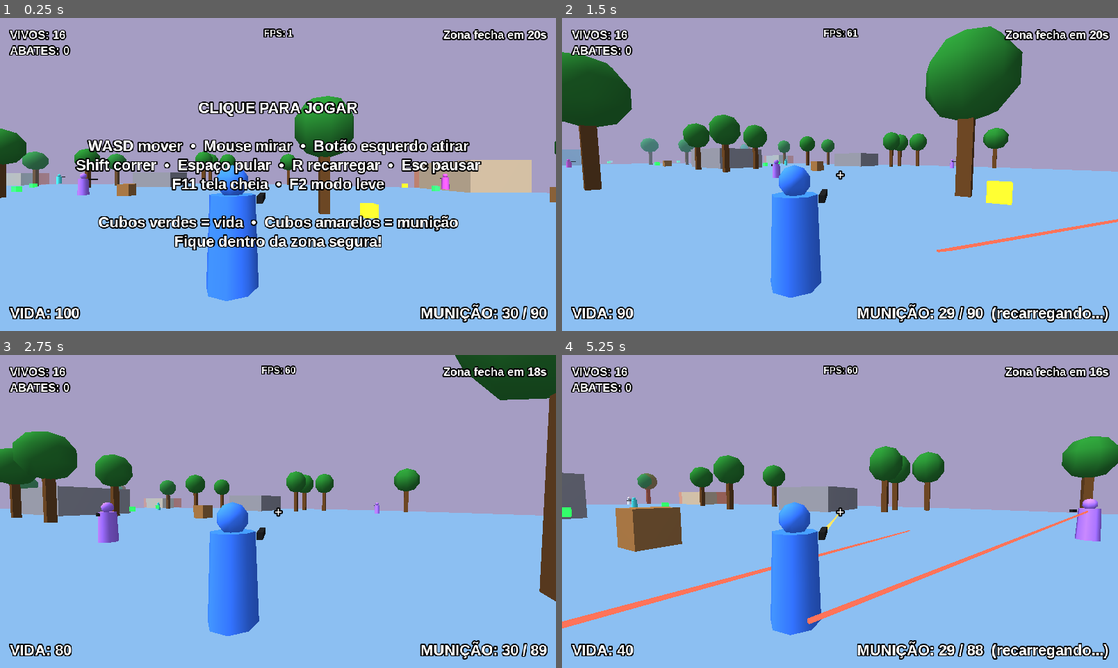
Above: before the commit, frames 1-4 (two rows, left to right).
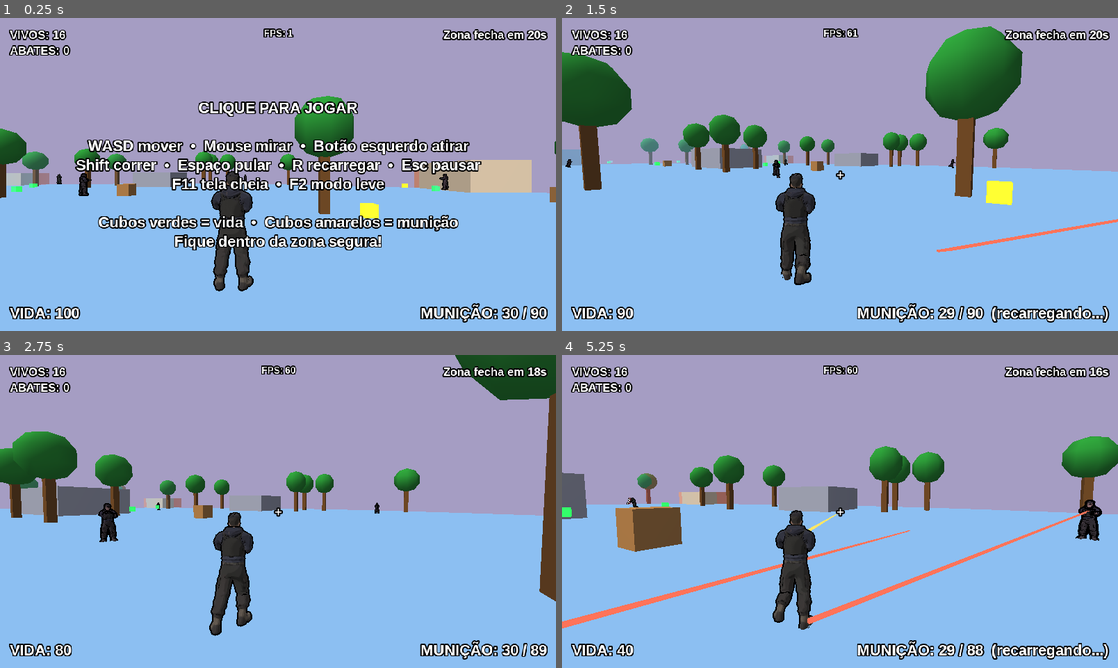
Above: after the commit, the same moments.

Repository: gueliu7-source/Last-Zone
Game: Godot game, scene res://main.tscn
Two runs of this game, one before a commit and one after it. Both use one fixed random seed, a clock stepped at 60 frames per second and the inputs below.
Inputs (mouse positions are in pixels of both pictures, inside the frame that each line leads up to):
- Up to frame 1 (0.25 s): no input
- Up to frame 2 (1.5 s): tap Enter at 0.5 s; move the mouse to (962, 158) at 0.52 s; hold D 0.53-1.28 s; hold R 0.53-1.28 s; click (962, 158) at 0.67 s; tap Space at 0.77 s; move the mouse to (812, 174) at 1.27 s; hold W from 1.28 s (still down); tap Shift at 1.35 s; click (812, 174) at 1.42 s
- Up to frame 3 (2.75 s): keep holding W; tap Space at 1.52 s; move the mouse to (289, 505) at 2.02 s; hold R from 2.03 s (still down); click (289, 505) at 2.17 s
- Up to frame 4 (5.25 s): keep holding W; move the mouse to (834, 517) at 2.77 s; release R at 2.78 s; tap Shift at 2.85, 4.35 s; click (834, 517) at 2.92 s; tap Space at 3.02, 3.77, 4.52 s; move the mouse to (878, 514) at 3.52 s; hold R 3.53-4.28 s; click (878, 514) at 3.67 s; move the mouse to (795, 508) at 4.27 s; click (795, 508) at 4.42 s; move the mouse to (845, 511) at 5.02 s; hold R from 5.03 s (still down); click (845, 511) at 5.17 s

The runs differ from the first frame. In frame 1, 3.0% of the frame differs, in the area x 10-81%, y 46-91%; in frame 2, 3.4%; in frame 3, 3.8%; in frame 4, 3.9%, in the area x 11-98%, y 45-90%.

Commit message:
Add files via upload

Diff:
--- a/bot.gd
+++ b/bot.gd
@@ -4,6 +4,13 @@
 signal bot_died(killer)
 
 const FX = preload("res://fx.gd")
+const CharacterScript = preload("res://character.gd")
+
+# Mesmos ajustes do jogador (veja player.gd)
+const MODEL_HEIGHT := 1.75
+const MODEL_YAW := 180.0
+const OUTLINE_WIDTH := 0.02
+const GUN_POS_MODEL := Vector3(-0.06, 1.23, -0.30)
 
 const MOVE_SPEED := 4.5
 const GRAVITY := 22.0
@@ -23,6 +30,7 @@
 var stuck_dir := Vector3.ZERO
 var flash_t := 0.0
 
+var chr = null
 var visual
 var mat
 var shape_node
@@ -51,34 +59,49 @@
 
     mat = FX.make_mat(base_color)
 
-    var body := MeshInstance.new()
-    var cm := CylinderMesh.new()
-    cm.top_radius = 0.35
-    cm.bottom_radius = 0.4
-    cm.height = 1.4
-    cm.radial_segments = 8
-    cm.rings = 1
-    body.mesh = cm
-    body.translation = Vector3(0, 0.7, 0)
-    body.material_override = mat
-    visual.add_child(body)
-
-    var head := MeshInstance.new()
-    var sm := SphereMesh.new()
-    sm.radius = 0.25
-    sm.height = 0.5
-    sm.radial_segments = 8
-    sm.rings = 4
-    head.mesh = sm
-    head.translation = Vector3(0, 1.6, 0)
-    head.material_override = mat
-    visual.add_child(head)
+    # Modelo 3D anime (res://bot.glb). Se não existir, usa o boneco simples colorido.
+    chr = CharacterScript.new()
+    visual.add_child(chr)
+    var model_path := "res://bot.glb"
+    if not ResourceLoader.exists(model_path):
+        model_path = "res://player.glb"   # sem bot.glb, os bots usam o mesmo modelo (com cor diferente)
+    if chr.setup(model_path, MODEL_HEIGHT, MODEL_YAW, OUTLINE_WIDTH):
+        chr.set_tint(base_color)
+    else:
+        chr.queue_free()
+        chr = null
+
+        var body := MeshInstance.new()
+        var cm := CylinderMesh.new()
+        cm.top_radius = 0.35
+        cm.bottom_radius = 0.4
+        cm.height = 1.4
+        cm.radial_segments = 8
+        cm.rings = 1
+        body.mesh = cm
+        body.translation = Vector3(0, 0.7, 0)
+        body.material_override = mat
+        visual.add_child(body)
+
+        var head := MeshInstance.new()
+        var sm := SphereMesh.new()
+        sm.radius = 0.25
+        sm.height = 0.5
+        sm.radial_segments = 8
+        sm.rings = 4
+        head.mesh = sm
+        head.translation = Vector3(0, 1.6, 0)
+        head.material_override = mat
+        visual.add_child(head)
 
     var gun := MeshInstance.new()
     var gm := CubeMesh.new()
     gm.size = Vector3(0.1, 0.12, 0.7)
     gun.mesh = gm
-    gun.translation = Vector3(0.4, 1.3, -0.5)
+    if chr != null:
+        gun.translation = GUN_POS_MODEL
+    else:
+        gun.translation = Vector3(0.4, 1.3, -0.5)
     gun.material_override = FX.make_mat(Color(0.1, 0.1, 0.1))
     visual.add_child(gun)
 
@@ -93,6 +116,8 @@
         flash_t -= delta
         if flash_t <= 0.0:
             mat.albedo_color = base_color
+            if chr != null:
+                chr.set_flash(0.0)
 
     velocity.y -= GRAVITY * delta
 
@@ -152,6 +177,12 @@
 
     velocity = move_and_slide(velocity, Vector3.UP, true)
 
+    if chr != null:
+        if move_dir.length() > 0.1:
+            chr.play("run")
+        else:
+            chr.play("idle")
+
 
 func fire(dist: float) -> void:
     var origin: Vector3 = global_transform.origin + Vector3(0, 1.3, 0)
@@ -166,6 +197,8 @@
         if hit["collider"] == target:
             target.take_damage(BOT_DAMAGE, self)
     FX.tracer(get_tree().current_scene, origin, end, Color(1.0, 0.45, 0.35))
+    if chr != null:
+        chr.play_once("shoot")
 
 
 func take_damage(amount: float, by = null) -> void:
@@ -173,6 +206,8 @@
         return
     health -= amount
     mat.albedo_color = Color(1, 1, 1)
+    if chr != null:
+        chr.set_flash(0.8)
     flash_t = 0.08
     if health <= 0.0:
         die(by)
@@ -181,8 +216,17 @@
 func die(by) -> void:
     alive = false
     shape_node.set_deferred("disabled", true)
-    visual.rotation.x = deg2rad(90.0)
-    visual.translation.y = 0.35
+    if chr != null:
+        chr.set_flash(0.0)
+        chr.set_dark(1.0)
+        if chr.has_anim("death"):
+            chr.play_once("death")
+        else:
+            visual.rotation.x = deg2rad(90.0)
+            visual.translation.y = 0.35
+    else:
+        visual.rotation.x = deg2rad(90.0)
+        visual.translation.y = 0.35
     mat.albedo_color = base_color.darkened(0.5)
     emit_signal("bot_died", by)
     get_tree().create_timer(4.0).connect("timeout", self, "queue_free")
--- /dev/null
+++ b/cel.shader
@@ -0,0 +1,27 @@
+shader_type spatial;
+// Sombreado de desenho (cel shading) calculado POR PIXEL, sem depender das luzes da cena
+// (assim funciona mesmo com "force_vertex_shading" ligado, que deixa o jogo leve).
+render_mode unshaded;
+
+uniform sampler2D albedo_tex : hint_albedo;
+uniform vec4 tint : hint_color = vec4(1.0, 1.0, 1.0, 1.0);
+uniform vec3 light_dir = vec3(-0.321, 0.766, 0.557);  // direção PARA a luz (mundo); igual ao sol do main.gd
+uniform float flash = 0.0;   // 1.0 = piscar branco ao levar dano
+uniform float dark = 0.0;    // 1.0 = escurecido (morto)
+
+varying vec3 wn;
+
+void vertex() {
+    wn = (WORLD_MATRIX * vec4(NORMAL, 0.0)).xyz;
+}
+
+void fragment() {
+    vec3 c = texture(albedo_tex, UV).rgb * tint.rgb;
+    float nl = dot(normalize(wn), normalize(light_dir));
+    // 3 faixas: sombra, meio-tom, luz
+    float shade = 0.58 + 0.24 * smoothstep(-0.05, 0.05, nl) + 0.18 * smoothstep(0.35, 0.45, nl);
+    c *= shade;
+    c = mix(c, c * 0.45, dark);
+    c = mix(c, vec3(1.0), flash);
+    ALBEDO = c;
+}
--- /dev/null
+++ b/character.gd
@@ -0,0 +1,167 @@
+extends Spatial
+# Carrega um personagem .glb, ajusta o tamanho, aplica cel shading + contorno preto
+# e controla as animações (idle / run / shoot / death).
+
+const CEL_SHADER = preload("res://cel.shader")
+const OUTLINE_SHADER = preload("res://outline.shader")
+
+const ALIASES = {
+    "idle": ["idle", "Idle", "IDLE", "stand", "Stand"],
+    "run": ["run", "Run", "RUN", "walk", "Walk", "WALK"],
+    "shoot": ["shoot", "Shoot", "SHOOT", "fire", "Fire", "attack", "Attack"],
+    "death": ["death", "Death", "DEATH", "die", "Die"]
+}
+
+var model_root = null
+var anim = null
+var cels: Array = []
+var current := ""
+var lock := 0.0
+
+
+# Retorna false se o arquivo não existir (aí o jogo usa o boneco simples).
+func setup(path: String, height: float, yaw_deg: float, outline_world: float) -> bool:
+    if not ResourceLoader.exists(path):
+        return false
+    var res = load(path)
+    if res == null or not (res is PackedScene):
+        return false
+
+    model_root = res.instance()
+    add_child(model_root)
+    model_root.rotation_degrees = Vector3(0.0, yaw_deg, 0.0)
+
+    # Mede o modelo e ajusta para a altura desejada, com os pés no chão
+    var acc: Array = []
+    _measure(model_root, acc)
+    var s: float = 1.0
+    var foot: float = 0.0
+    if not acc.empty():
+        var box: AABB = acc[0]
+        if box.size.y > 0.001:
+            s = height / box.size.y
+            foot = -box.position.y * s
+    model_root.scale = Vector3(s, s, s)
+    model_root.translation = Vector3(0.0, foot, 0.0)
+
+    _style(model_root, outline_world / s)
+    anim = _find_anim(model_root)
+    play("idle")
+    return true
+
+
+func _measure(node: Node, acc: Array) -> void:
+    if node is MeshInstance and node.mesh != null:
+        var rel: Transform = global_transform.affine_inverse() * node.global_transform
+        var b: AABB = rel.xform(node.get_aabb())
+        if acc.empty():
+            acc.append(b)
+        else:
+            acc[0] = acc[0].merge(b)
+    for c in node.get_children():
+        _measure(c, acc)
+
+
+func _style(node: Node, outline_width: float) -> void:
+    if node is MeshInstance and node.mesh != null:
+        node.cast_shadow = GeometryInstance.SHADOW_CASTING_SETTING_OFF
+        for i in range(node.mesh.get_surface_count()):
+            var orig = node.get_active_material(i)
+            var cel := ShaderMaterial.new()
+            cel.shader = CEL_SHADER
+            if orig != null and orig is SpatialMaterial:
+                cel.set_shader_param("tint", orig.albedo_color)
+                if orig.albedo_texture != null:
+                    cel.set_shader_param("albedo_tex", orig.albedo_texture)
+            var ol := ShaderMaterial.new()
+            ol.shader = OUTLINE_SHADER
+            ol.set_shader_param("width", outline_width)
+            cel.next_pass = ol
+            node.set_surface_material(i, cel)
+            cels.append(cel)
+    for c in node.get_children():
+        _style(c, outline_width)
+
+
+func _find_anim(node: Node):
+    if node is AnimationPlayer:
+        return node
+    for c in node.get_children():
+        var r = _find_anim(c)
+        if r != null:
+            return r
+    return null
+
+
+func _resolve(action: String) -> String:
+    if anim == null:
+        return ""
+    for n in ALIASES.get(action, [action]):
+        if anim.has_animation(n):
+            return n
+    # Sem animação chamada "idle": usa a primeira que existir
+    if action == "idle":
+        var list = anim.get_animation_list()
+        if list.size() > 0:
+            return list[0]
+    return ""
+
+
+func has_anim(action: String) -> bool:
+    return _resolve(action) != ""
+
+
+func play(action: String) -> void:
+    if anim == null or lock > 0.0 or action == current:
+        return
+    var n: String = _resolve(action)
+    if n == "":
+        return
+    if action == "idle" or action == "run":
+        anim.get_animation(n).loop = true
+    anim.play(n, 0.15)
+    current = action
+
+
+func play_once(action: String) -> void:
+    if anim == null:
+        return
+    # Atirando correndo: mantém a corrida (os braços já estão na posição de tiro)
+    if action == "shoot" and current == "run":
+        return
+    var n: String = _resolve(action)
+    if n == "":
+        return
+    var a = anim.get_animation(n)
+    a.loop = false
+    anim.play(n, 0.05)
+    current = action
+    lock = a.length
+    if action == "death":
+        lock = 99999.0
+
+
+func _process(delta: float) -> void:
+    if lock > 0.0 and lock < 90000.0:
+        lock -= delta
+        if lock <= 0.0:
+            current = ""
+
+
+# Cor de variação para os bots não ficarem todos iguais (mistura leve com a cor original)
+func set_tint(c: Color) -> void:
+    for m in cels:
+        var base = m.get_shader_param("tint")
+        if base == null:
+            base = Color(1, 1, 1, 1)
+        m.set_shader_param("tint", base.linear_interpolate(c, 0.25))
+
+
+func set_flash(v: float) -> void:
+    for m in cels:
+        m.set_shader_param("flash", v)
+
+
+func set_dark(v: float) -> void:
+    for m in cels:
+        m.set_shader_param("dark", v)
--- /dev/null
+++ b/outline.shader
@@ -0,0 +1,18 @@
+shader_type spatial;
+// Contorno preto (casco invertido): desenha o modelo de novo, um pouco inchado,
+// mostrando só as faces de trás em preto. A espessura cresce com a distância
+// para o contorno continuar visível nos inimigos longe.
+render_mode cull_front, unshaded;
+
+uniform float width = 0.02;
+uniform float far_boost = 5.0;      // quanto a linha pode engrossar de longe (vezes)
+uniform vec4 line_color : hint_color = vec4(0.0, 0.0, 0.0, 1.0);
+
+void vertex() {
+    float dist = length((MODELVIEW_MATRIX * vec4(VERTEX, 1.0)).xyz);
+    VERTEX += NORMAL * width * clamp(dist / 4.0, 1.0, far_boost);
+}
+
+void fragment() {
+    ALBEDO = line_color.rgb;
+}
--- a/player.gd
+++ b/player.gd
@@ -4,6 +4,14 @@
 signal died
 
 const FX = preload("res://fx.gd")
+const CharacterScript = preload("res://character.gd")
+
+# Ajustes do modelo 3D (mude aqui se o modelo da outra IA vier torto ou do tamanho errado)
+const MODEL_HEIGHT := 1.75     # altura do personagem em metros
+const MODEL_YAW := 180.0       # 180 = modelo olhando para +Z (padrão glTF); use 0 se ele ficar de costas
+const OUTLINE_WIDTH := 0.02    # espessura do contorno preto (metros)
+const GUN_POS_MODEL := Vector3(-0.06, 1.23, -0.30)   # arma entre as mãos do modelo Kael (espaço do jogador)
+const MUZZLE_MODEL := Vector3(-0.06, 1.23, -0.68)    # ponta do cano (de onde sai o rastro da bala)
 
 const SPEED := 7.0
 const SPRINT_SPEED := 11.0
@@ -26,6 +34,7 @@
 var velocity := Vector3.ZERO
 var arm
 var cam
+var chr = null
 
 
 func _ready() -> void:
@@ -39,36 +48,45 @@
     cs.translation = Vector3(0, 0.9, 0)
     add_child(cs)
 
-    var mat = FX.make_mat(Color(0.2, 0.45, 0.95))
-
-    var body := MeshInstance.new()
-    var cm := CylinderMesh.new()
-    cm.top_radius = 0.35
-    cm.bottom_radius = 0.4
-    cm.height = 1.4
-    cm.radial_segments = 8
-    cm.rings = 1
-    body.mesh = cm
-    body.translation = Vector3(0, 0.7, 0)
-    body.material_override = mat
-    add_child(body)
-
-    var head := MeshInstance.new()
-    var sm := SphereMesh.new()
-    sm.radius = 0.25
-    sm.height = 0.5
-    sm.radial_segments = 8
-    sm.rings = 4
-    head.mesh = sm
-    head.translation = Vector3(0, 1.6, 0)
-    head.material_override = mat
-    add_child(head)
+    # Modelo 3D anime (res://player.glb). Se não existir, usa o boneco simples.
+    chr = CharacterScript.new()
+    add_child(chr)
+    if not chr.setup("res://player.glb", MODEL_HEIGHT, MODEL_YAW, OUTLINE_WIDTH):
+        chr.queue_free()
+        chr = null
+        var mat = FX.make_mat(Color(0.2, 0.45, 0.95))
+
+        var body := MeshInstance.new()
+        var cm := CylinderMesh.new()
+        cm.top_radius = 0.35
+        cm.bottom_radius = 0.4
+        cm.height = 1.4
+        cm.radial_segments = 8
+        cm.rings = 1
+        body.mesh = cm
+        body.translation = Vector3(0, 0.7, 0)
+        body.material_override = mat
+        add_child(body)
+
+        var head := MeshInstance.new()
+        var sm := SphereMesh.new()
+        sm.radius = 0.25
+        sm.height = 0.5
+        sm.radial_segments = 8
+        sm.rings = 4
+        head.mesh = sm
+        head.translation = Vector3(0, 1.6, 0)
+        head.material_override = mat
+        add_child(head)
 
     var gun := MeshInstance.new()
     var gm := CubeMesh.new()
     gm.size = Vector3(0.1, 0.12, 0.7)
     gun.mesh = gm
-    gun.translation = Vector3(0.4, 1.3, -0.5)
+    if chr != null:
+        gun.translation = GUN_POS_MODEL
+    else:
+        gun.translation = Vector3(0.4, 1.3, -0.5)
     gun.material_override = FX.make_mat(Color(0.1, 0.1, 0.1))
     add_child(gun)
 
@@ -136,6 +154,12 @@
     velocity.z = dir.z * spd
     velocity = move_and_slide(velocity, Vector3.UP, true)
 
+    if chr != null:
+        if dir.length() > 0.1:
+            chr.play("run")
+        else:
+            chr.play("idle")
+
     if Input.is_key_pressed(KEY_R):
         start_reload()
     if Input.get_mouse_mode() == Input.MOUSE_MODE_CAPTURED and Input.is_mouse_button_pressed(BUTTON_LEFT):
@@ -157,6 +181,8 @@
         return
     ammo -= 1
     fire_cd = FIRE_DELAY
+    if chr != null:
+        chr.play_once("shoot")
 
     var from: Vector3 = cam.global_transform.origin
     var dir: Vector3 = -cam.global_transform.basis.z
@@ -169,7 +195,10 @@
         if c != null and c.has_method("take_damage"):
             c.take_damage(DAMAGE, self)
 
-    var muzzle: Vector3 = global_transform.xform(Vector3(0.4, 1.3, -0.9))
+    var mz := Vector3(0.4, 1.3, -0.9)
+    if chr != null:
+        mz = MUZZLE_MODEL
+    var muzzle: Vector3 = global_transform.xform(mz)
     FX.tracer(get_tree().current_scene, muzzle, end)
 
 
@@ -180,6 +209,8 @@
     if health <= 0.0:
         health = 0.0
         alive = false
+        if chr != null:
+            chr.play_once("death")
         emit_signal("died")
 
 
Binary file added: player.glb
